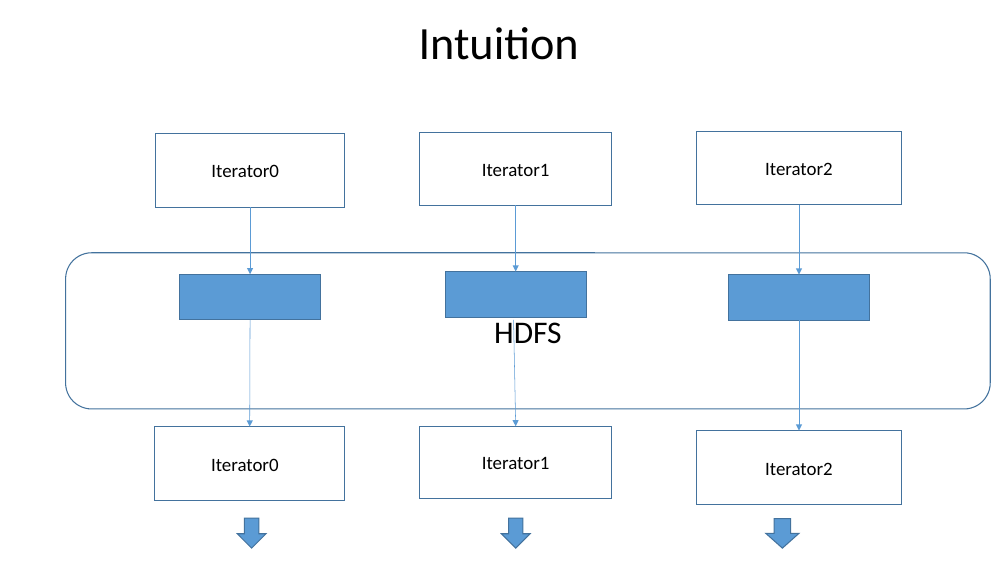
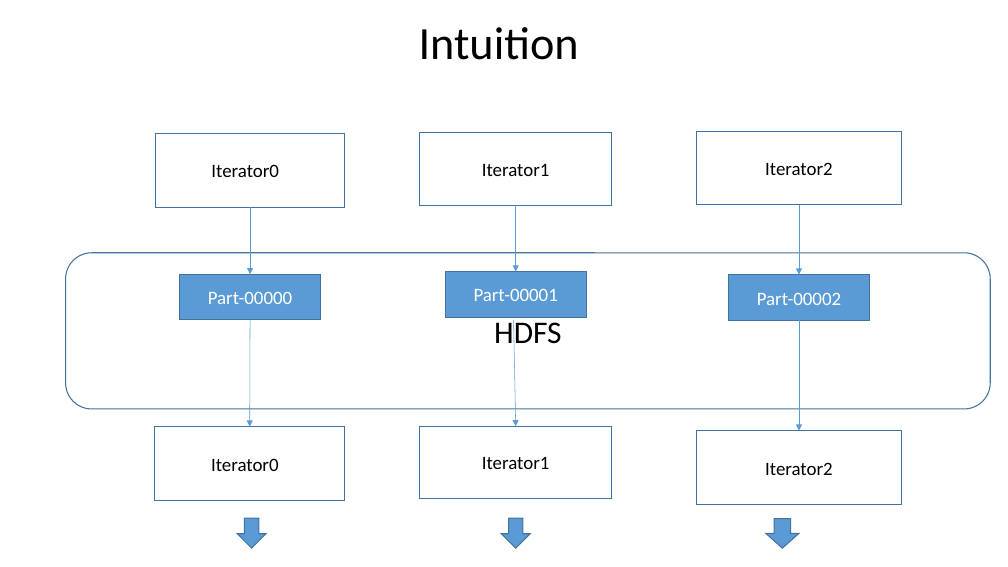
Before and after one commit to nkudinov/apache_spark_pptx, a slide deck: slide 7 of Spark_checkpoint.pptx. Drawn at 1008x567 pixels with LibreOffice and Linux fonts; fonts in the diff are those of the drawing. Boxes give left, top, right and bottom in pixels: in the first picture for what was removed or moved away, otherwise in the second. Text is boxed around its words. In the diff, an @@ line names an element or a change of style, - is before the commit and + after.

```diff
--- a/Spark_checkpoint.pptx
+++ b/Spark_checkpoint.pptx
@@ text in rectangle at <box>208,292,292,304</box>: text added @@
+Part-00000
@@ text in rectangle at <box>474,289,558,301</box>: text added @@
+Part-00001
@@ text in rectangle at <box>757,293,841,305</box>: text added @@
+Part-00002
```
Also in this commit, not shown: 9 other slides changed.
